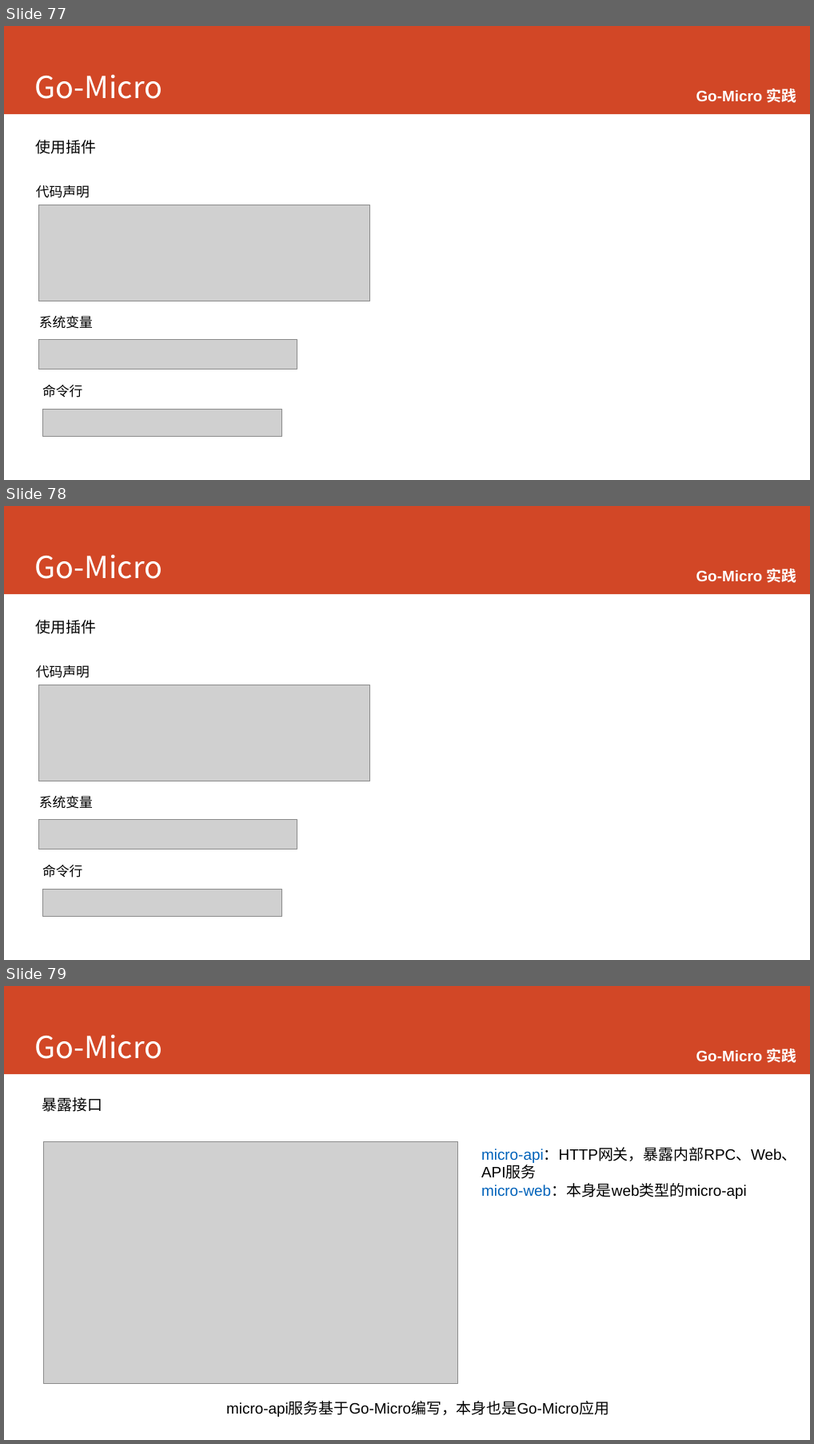
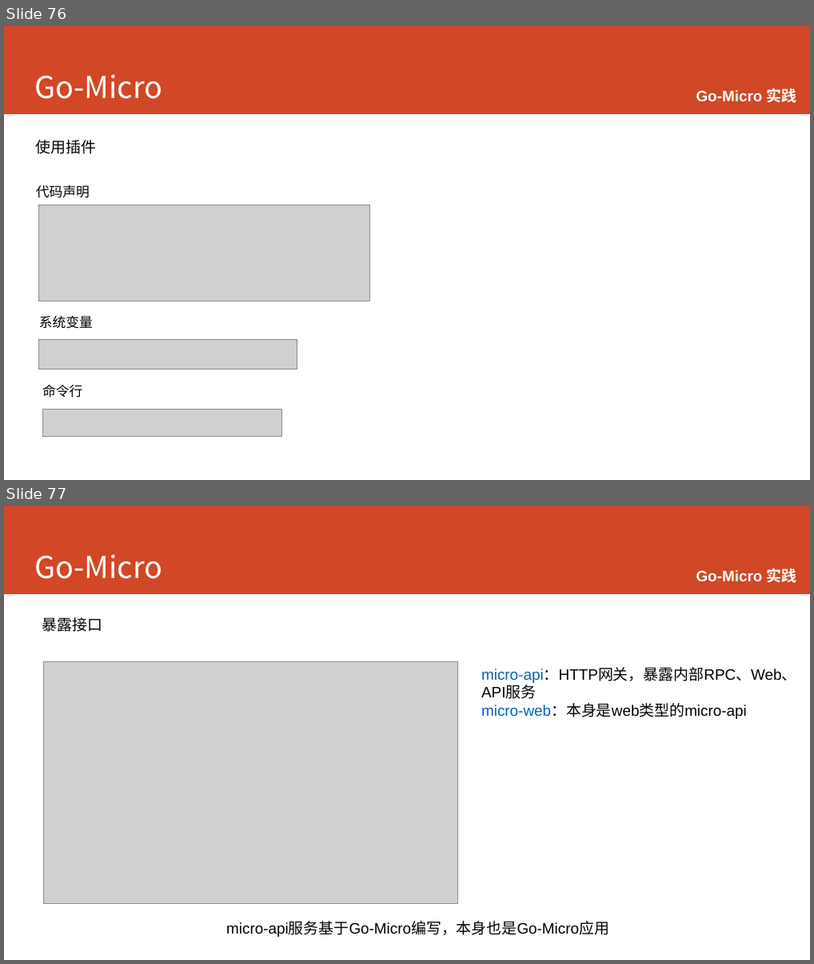
Before and after one commit to printfcoder/printfcoder, a slide deck: course/for-emc/course-for-emc.pptx. Shown one above the other, each under a label of ours: slides 77, 78 and 79 before the commit, slides 76 and 77 after it. The pictures are 814x1444 and 814x964 pixels, drawn with LibreOffice and Linux fonts; fonts in the diff are those of the drawing; grey boxes stand for pictures; background and template pictures are left out. Boxes give left, top, right and bottom in pixels: in the first picture for what was removed or moved away, otherwise in the second. Text is boxed around its words. In the diff, an @@ line names an element or a change of style, - is before the commit and + after.

```diff
--- a/course/for-emc/course-for-emc.pptx
+++ b/course/for-emc/course-for-emc.pptx
@@ slide 78 removed at bbox=[4, 506, 810, 960], background #FFFFFF; not listed: 1 template element that a slide beside it also shows @@
@@ title removed at bbox=[34, 554, 162, 579] @@
-Go-Micro
@@ text removed at bbox=[697, 568, 798, 583] @@
-  Go-Micro 实践
@@ text removed at bbox=[36, 620, 97, 634] @@
-使用插件
@@ text removed at bbox=[36, 665, 90, 678] @@
-代码声明
@@ picture removed at bbox=[39, 685, 370, 780] @@
@@ text removed at bbox=[39, 796, 93, 808] @@
-系统变量
@@ picture removed at bbox=[39, 820, 297, 849] @@
@@ text removed at bbox=[42, 864, 82, 877] @@
-命令行
@@ picture removed at bbox=[42, 889, 281, 916] @@
@@ what was slide 77 is now slide 76 @@
@@ what was slide 79 is now slide 77 @@
```
Also in this commit, not shown: 6 slides changed, 6 slides added, 2 other slides removed, 6 other files.
